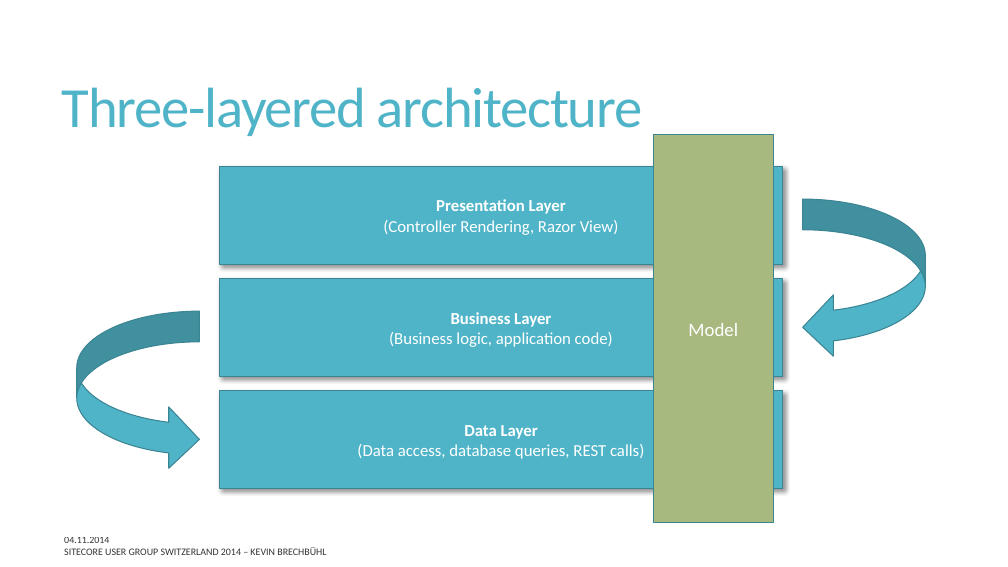
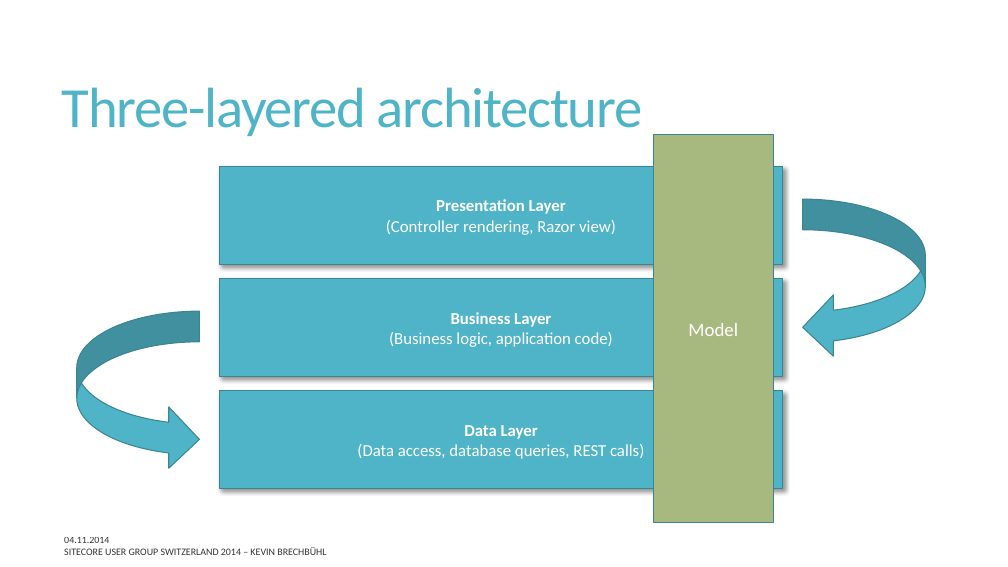
Before and after one commit to SUGCH/ThreeLayeredArchitectureWithSitecore, a slide deck: slide 6 of doc/ThreeLayeredArchitectureWithSitecore.pptx. Drawn at 1008x567 pixels with LibreOffice and Linux fonts; fonts in the diff are those of the drawing. Boxes give left, top, right and bottom in pixels: in the first picture for what was removed or moved away, otherwise in the second. Text is boxed around its words. In the diff, an @@ line names an element or a change of style, - is before the commit and + after.

```diff
--- a/doc/ThreeLayeredArchitectureWithSitecore.pptx
+++ b/doc/ThreeLayeredArchitectureWithSitecore.pptx
@@ text in rectangle at box(386, 199, 616, 235): text changed @@
-Presentation Layer
-(Controller Rendering, Razor View)
+Presentation Layer
+(Controller rendering, Razor view)
```
Also in this commit, not shown: 8 other slides changed.
